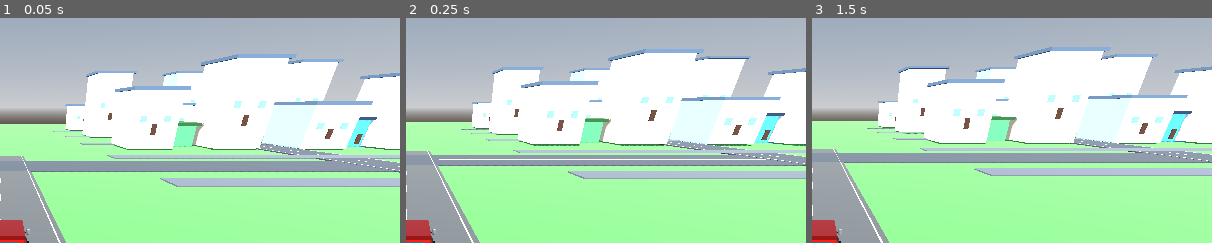
Above: before the commit, frames 1-3 (left to right).
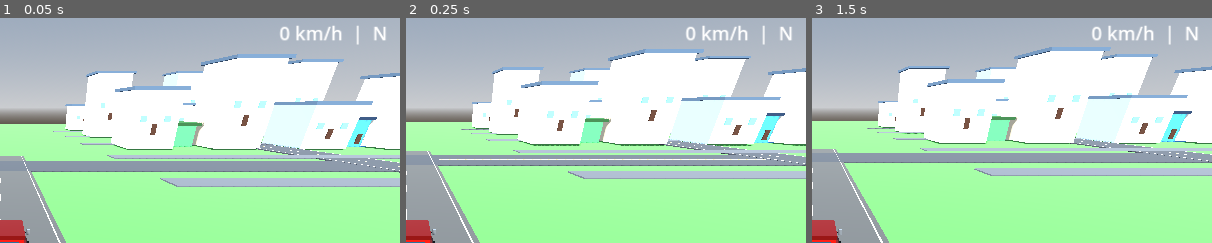
Above: after the commit, the same moments.

Repository: anwar0-001/Vpickup2
Game: Godot game, scene res://scenes/main.tscn
The game is run twice, just before and just after one commit, with the same random seed, the same clock (stepped at 60 frames per second) and the same inputs.
Inputs:
- Up to frame 1 (0.05 s): no input
- Up to frame 2 (0.25 s): no input
- Up to frame 3 (1.5 s): hold D (steer_right) 0.53-1.25 s; tap E (interact) at 0.6 s; click "Work +$150" at 1.25 s
The pictures show only the part of the screen within x 50-100%, y 2-52%; the shares and areas given below are measured in that part.

The runs differ from the first frame. In frame 1, 0.6% of the frame differs, in the area x 70-97%, y 3-12%; in frame 2, 0.6%; in frame 3, 0.6%.

Commit message:
Add mobile-friendly speedometer and gear indicator

Diff:
--- a/scripts/game.gd
+++ b/scripts/game.gd
@@ -16,6 +16,7 @@
 var saved_vehicle_rotation := Vector3.ZERO
 var status_label: Label
 var money_label: Label
+var speed_label: Label
 var action_button: Button
 var infinite_button: Button
 var world_environment: WorldEnvironment
@@ -193,6 +194,18 @@
 	var layer := CanvasLayer.new()
 	layer.name = "GameUI"
 	add_child(layer)
+	speed_label = Label.new()
+	speed_label.name = "Speedometer"
+	speed_label.text = "0 km/h  |  N"
+	speed_label.add_theme_font_size_override("font_size", 30)
+	speed_label.horizontal_alignment = HORIZONTAL_ALIGNMENT_RIGHT
+	speed_label.anchor_left = 1.0
+	speed_label.anchor_right = 1.0
+	speed_label.offset_left = -300
+	speed_label.offset_right = -20
+	speed_label.offset_top = 20
+	speed_label.offset_bottom = 62
+	layer.add_child(speed_label)
 	var panel := PanelContainer.new()
 	panel.position = Vector2(18, 18)
 	panel.custom_minimum_size = Vector2(300, 100)
@@ -273,6 +286,10 @@
 		_interact()
 	if not is_instance_valid(vehicle):
 		return
+	if is_instance_valid(speed_label):
+		var vehicle_speed: float = absf(vehicle.speed) if "speed" in vehicle else 0.0
+		var gear := "R" if vehicle.speed < -0.5 else ("D" if vehicle.speed > 0.5 else "N")
+		speed_label.text = "%d km/h  |  %s" % [roundi(vehicle_speed * 3.6), gear]
 	var p := vehicle.global_position
 	var dealer_distance := Vector2(p.x - 42, p.z + 48).length()
 	var food_distance := Vector2(p.x - 7, p.z + 48).length()
